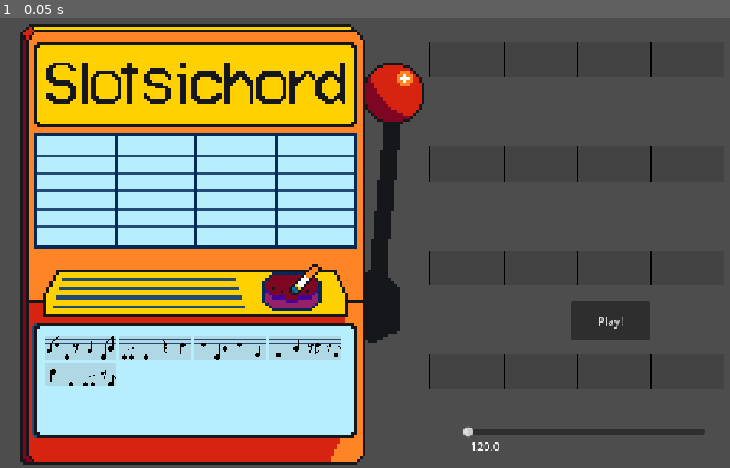
Above: before the commit, frame 1.
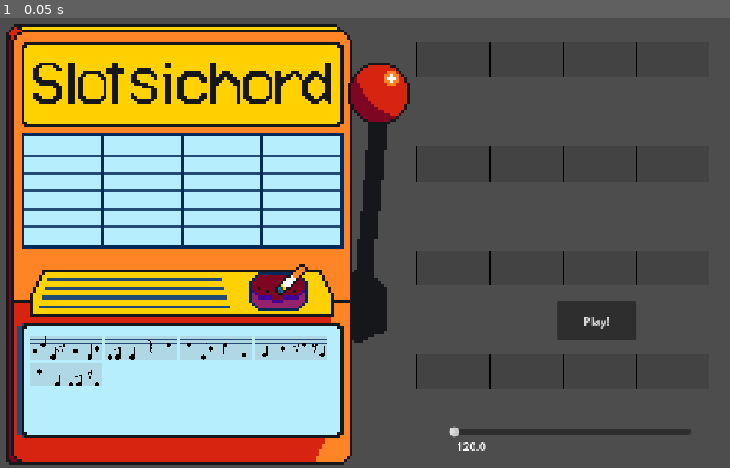
Above: after the commit, the same moment.

Repository: twhassall/slotsichord
Game: Godot game, scene res://scenes/actualScreens/MainScreen.tscn
Two runs of this game, one before a commit and one after it. Both use one fixed random seed, a clock stepped at 60 frames per second and the inputs below.
Inputs:
- Up to frame 1 (0.05 s): no input

The runs differ from the first frame. In frame 1, 14% of the frame differs, in the area x 0-97%, y 1-100%.

Commit message:
polished slot machine
it's like 95% of the way there. The other 5% is getting the spin and blur to start slow and speed up, then slow down before stopping.

Diff:
--- a/scenes/actualScreens/MainScreen.tscn
+++ b/scenes/actualScreens/MainScreen.tscn
@@ -12,7 +12,7 @@
 script = ExtResource("1_hhyys")
 
 [node name="Camera2D" type="Camera2D" parent="." unique_id=883540345]
-position = Vector2(730, 324)
+position = Vector2(750, 324)
 
 [node name="AudioStreamPlayer" type="AudioStreamPlayer" parent="." unique_id=1331122139]
 
--- a/scenes/subScenes/slot_machine.tscn
+++ b/scenes/subScenes/slot_machine.tscn
@@ -4,10 +4,13 @@
 [ext_resource type="Texture2D" uid="uid://cpj8dgkgq0x4d" path="res://assets/sprites/slot_machine.png" id="2_ava31"]
 [ext_resource type="Texture2D" uid="uid://dngtl16blxy04" path="res://assets/sprites/LeverSpriteSheet.png" id="3_r8ptc"]
 [ext_resource type="Texture2D" uid="uid://cayws40w4atsk" path="res://assets/sprites/smoke.png" id="4_r8ptc"]
+[ext_resource type="AudioStream" uid="uid://bhrvjsy3gkejy" path="res://assets/sounds/slotMachineSpin.wav" id="5_0xq38"]
+[ext_resource type="Texture2D" uid="uid://l5vwkxn64tvp" path="res://assets/sprites/slotMachineBlur.png" id="5_pt82j"]
+[ext_resource type="AudioStream" uid="uid://cmoyf4u5rd63s" path="res://assets/sounds/slotMachineCrank.wav" id="6_degk7"]
 
 [sub_resource type="Animation" id="Animation_ava31"]
 resource_name = "Pull"
-length = 2.2
+length = 2.2666667
 tracks/0/type = "value"
 tracks/0/imported = false
 tracks/0/enabled = true
@@ -94,6 +97,158 @@
 &"RESET": SubResource("Animation_0xq38"),
 &"smoke1": SubResource("Animation_degk7"),
 &"smoke2": SubResource("Animation_pt82j")
+}
+
+[sub_resource type="Animation" id="Animation_lq40k"]
+length = 0.001
+tracks/0/type = "value"
+tracks/0/imported = false
+tracks/0/enabled = true
+tracks/0/path = NodePath("Reel1/Blur1:frame")
+tracks/0/interp = 1
+tracks/0/loop_wrap = true
+tracks/0/keys = {
+"times": PackedFloat32Array(0),
+"transitions": PackedFloat32Array(1),
+"update": 1,
+"values": [0]
+}
+
+[sub_resource type="Animation" id="Animation_f18vj"]
+resource_name = "blur1"
+length = 0.16666667
+loop_mode = 1
+tracks/0/type = "value"
+tracks/0/imported = false
+tracks/0/enabled = true
+tracks/0/path = NodePath("Reel1/Blur1:frame")
+tracks/0/interp = 1
+tracks/0/loop_wrap = true
+tracks/0/keys = {
+"times": PackedFloat32Array(0, 0.06666667, 0.13333334),
+"transitions": PackedFloat32Array(1, 1, 1),
+"update": 1,
+"values": [0, 1, 2]
+}
+
+[sub_resource type="AnimationLibrary" id="AnimationLibrary_pn73r"]
+_data = {
+&"RESET": SubResource("Animation_lq40k"),
+&"blur1": SubResource("Animation_f18vj")
+}
+
+[sub_resource type="Animation" id="Animation_pn73r"]
+length = 0.001
+tracks/0/type = "value"
+tracks/0/imported = false
+tracks/0/enabled = true
+tracks/0/path = NodePath(".:frame")
+tracks/0/interp = 1
+tracks/0/loop_wrap = true
+tracks/0/keys = {
+"times": PackedFloat32Array(0),
+"transitions": PackedFloat32Array(1),
+"update": 1,
+"values": [1]
+}
+
+[sub_resource type="Animation" id="Animation_k06gv"]
+resource_name = "blur2"
+length = 0.1667
+loop_mode = 1
+tracks/0/type = "value"
+tracks/0/imported = false
+tracks/0/enabled = true
+tracks/0/path = NodePath(".:frame")
+tracks/0/interp = 1
+tracks/0/loop_wrap = true
+tracks/0/keys = {
+"times": PackedFloat32Array(0, 0.06666667, 0.13333334),
+"transitions": PackedFloat32Array(1, 1, 1),
+"update": 1,
+"values": [1, 2, 0]
+}
+
+[sub_resource type="AnimationLibrary" id="AnimationLibrary_plc8i"]
+_data = {
+&"RESET": SubResource("Animation_pn73r"),
+&"blur2": SubResource("Animation_k06gv")
+}
+
+[sub_resource type="Animation" id="Animation_wx471"]
+length = 0.001
+tracks/0/type = "value"
+tracks/0/imported = false
+tracks/0/enabled = true
+tracks/0/path = NodePath(".:frame")
+tracks/0/interp = 1
+tracks/0/loop_wrap = true
+tracks/0/keys = {
+"times": PackedFloat32Array(0),
+"transitions": PackedFloat32Array(1),
+"update": 1,
+"values": [0]
+}
+
+[sub_resource type="Animation" id="Animation_j3jed"]
+resource_name = "blur3"
+length = 0.1667
+loop_mode = 1
+tracks/0/type = "value"
+tracks/0/imported = false
+tracks/0/enabled = true
+tracks/0/path = NodePath(".:frame")
+tracks/0/interp = 1
+tracks/0/loop_wrap = true
+tracks/0/keys = {
+"times": PackedFloat32Array(0, 0.06666667, 0.13333334),
+"transitions": PackedFloat32Array(1, 1, 1),
+"update": 1,
+"values": [0, 1, 2]
+}
+
+[sub_resource type="AnimationLibrary" id="AnimationLibrary_084gh"]
+_data = {
+&"RESET": SubResource("Animation_wx471"),
+&"blur3": SubResource("Animation_j3jed")
+}
+
+[sub_resource type="Animation" id="Animation_k1jfg"]
+length = 0.001
+tracks/0/type = "value"
+tracks/0/imported = false
+tracks/0/enabled = true
+tracks/0/path = NodePath(".:frame")
+tracks/0/interp = 1
+tracks/0/loop_wrap = true
+tracks/0/keys = {
+"times": PackedFloat32Array(0),
+"transitions": PackedFloat32Array(1),
+"update": 1,
+"values": [1]
+}
+
+[sub_resource type="Animation" id="Animation_0w3hv"]
+resource_name = "blur4"
+length = 0.1667
+loop_mode = 1
+tracks/0/type = "value"
+tracks/0/imported = false
+tracks/0/enabled = true
+tracks/0/path = NodePath(".:frame")
+tracks/0/interp = 1
+tracks/0/loop_wrap = true
+tracks/0/keys = {
+"times": PackedFloat32Array(0, 0.06666667, 0.13333334),
+"transitions": PackedFloat32Array(1, 1, 1),
+"update": 1,
+"values": [1, 2, 0]
+}
+
+[sub_resource type="AnimationLibrary" id="AnimationLibrary_8jvq5"]
+_data = {
+&"RESET": SubResource("Animation_k1jfg"),
+&"blur4": SubResource("Animation_0w3hv")
 }
 
 [node name="SlotMachine" type="Control" unique_id=1553664927]
@@ -134,6 +289,17 @@
 offset_right = 185.0
 offset_bottom = 330.0
 
+[node name="Blur1" type="Sprite2D" parent="Reel1" unique_id=770599060]
+visible = false
+position = Vector2(54, 78.5)
+scale = Vector2(4.25, 4.25)
+texture = ExtResource("5_pt82j")
+hframes = 3
+
+[node name="BlurAnimation1" type="AnimationPlayer" parent="Reel1/Blur1" unique_id=75093271]
+root_node = NodePath("../../..")
+libraries/ = SubResource("AnimationLibrary_pn73r")
+
 [node name="Reel2" type="TextureRect" parent="." unique_id=58768783]
 layout_mode = 0
 offset_left = 190.0
@@ -141,6 +307,18 @@
 offset_right = 300.0
 offset_bottom = 330.0
 
+[node name="Blur2" type="Sprite2D" parent="Reel2" unique_id=1553310928]
+visible = false
+position = Vector2(56, 78.5)
+rotation = -3.1412141
+scale = Vector2(4.25, 4.25)
+texture = ExtResource("5_pt82j")
+hframes = 3
+frame = 1
+
+[node name="BlurAnimation2" type="AnimationPlayer" parent="Reel2/Blur2" unique_id=1470752465]
+libraries/ = SubResource("AnimationLibrary_plc8i")
+
 [node name="Reel3" type="TextureRect" parent="." unique_id=1011471942]
 layout_mode = 0
 offset_left = 305.0
@@ -148,6 +326,16 @@
 offset_right = 415.0
 offset_bottom = 330.0
 
+[node name="Blur3" type="Sprite2D" parent="Reel3" unique_id=1422707837]
+visible = false
+position = Vector2(54, 78.5)
+scale = Vector2(4.25, 4.25)
+texture = ExtResource("5_pt82j")
+hframes = 3
+
+[node name="BlurAnimation3" type="AnimationPlayer" parent="Reel3/Blur3" unique_id=682387607]
+libraries/ = SubResource("AnimationLibrary_084gh")
+
 [node name="Reel4" type="TextureRect" parent="." unique_id=1294516516]
 layout_mode = 0
 offset_left = 420.0
@@ -155,6 +343,25 @@
 offset_right = 530.0
 offset_bottom = 330.5
 
+[node name="Blur4" type="Sprite2D" parent="Reel4" unique_id=1183149560]
+visible = false
+position = Vector2(56, 77.5)
+rotation = 3.1415927
+scale = Vector2(4.25, 4.25)
+texture = ExtResource("5_pt82j")
+hframes = 3
+frame = 1
+
+[node name="BlurAnimation4" type="AnimationPlayer" parent="Reel4/Blur4" unique_id=233547035]
+libraries/ = SubResource("AnimationLibrary_8jvq5")
+
+[node name="spinSound" type="AudioStreamPlayer" parent="." unique_id=2140391810]
+stream = ExtResource("5_0xq38")
+volume_db = -10.0
+
+[node name="crankSound" type="AudioStreamPlayer" parent="." unique_id=1487927543]
+stream = ExtResource("6_degk7")
+
 [node name="Spin" type="Button" parent="." unique_id=2136534447]
 modulate = Color(1, 1, 1, 0)
 layout_mode = 0
--- a/scripts/slot_machine.gd
+++ b/scripts/slot_machine.gd
@@ -37,15 +37,36 @@
 func stop_spin_reel(reel, final_key):
 	reel.set_meta("spinning", false)
 	reel.texture = MusicLibrary.beat_sprites[final_key]
-	if reel == reel4:
+
+	if reel == reel1:
+		$Reel1/Blur1.visible = false
+		$Reel1/Blur1/BlurAnimation1.stop()
+	elif reel == reel2:
+		$Reel2/Blur2.visible = false
+		$Reel2/Blur2/BlurAnimation2.stop()
+	elif reel == reel3:
+		$Reel3/Blur3.visible = false
+		$Reel3/Blur3/BlurAnimation3.stop()
+	elif reel == reel4:
+		$Reel4/Blur4.visible = false
+		$Reel4/Blur4/BlurAnimation4.stop()
 		await get_tree().create_timer(0.1).timeout
-		player.stop()
+		$spinSound.stop()
 
 func start_all_reels():
 	reel1.set_meta("spinning", true)
 	reel2.set_meta("spinning", true)
 	reel3.set_meta("spinning", true)
 	reel4.set_meta("spinning", true)
+
+	$Reel1/Blur1.visible = true
+	$Reel2/Blur2.visible = true
+	$Reel3/Blur3.visible = true
+	$Reel4/Blur4.visible = true
+	$Reel1/Blur1/BlurAnimation1.play("blur1")
+	$Reel2/Blur2/BlurAnimation2.play("blur2")
+	$Reel3/Blur3/BlurAnimation3.play("blur3")
+	$Reel4/Blur4/BlurAnimation4.play("blur4")
 
 	start_spin_reel(reel1)
 	start_spin_reel(reel2)
@@ -78,18 +99,26 @@
 
 	render_bar(current_bar)
 
+var is_spinning := false
+
 func _on_spin_pressed():
-	player.stream = spinSound
-	player.play()
+	if is_spinning:
+		return
+	is_spinning = true
+
 	current_bar = MusicLibrary.generate_bar()
 	MusicLibrary.current_bar = current_bar
-	##visual
 	$SlotMachine/Crank/CrankAnimation.play("Pull")
+	$crankSound.play()
+	await get_tree().create_timer(0.3).timeout
+	$spinSound.play()
+	await get_tree().create_timer(0.3).timeout
 	await spin_all_reels(current_bar)
-	##audio
 	await get_tree().create_timer(0.5).timeout
 	await MusicLibrary.play_bar(current_bar)
 	print (current_bar)
+
+	is_spinning = false
 
 func render_bar(bar):
 	var sprites = MusicLibrary.bar_to_sprites(bar)
Not shown, added: assets/sounds/slotMachineCrank.wav.import
Binary file added: assets/sprites/slotMachineBlur.png
Not shown, added: assets/sprites/slotMachineBlur.png.import
Not shown, added: assets/sounds/slotMachineCrank.wav
